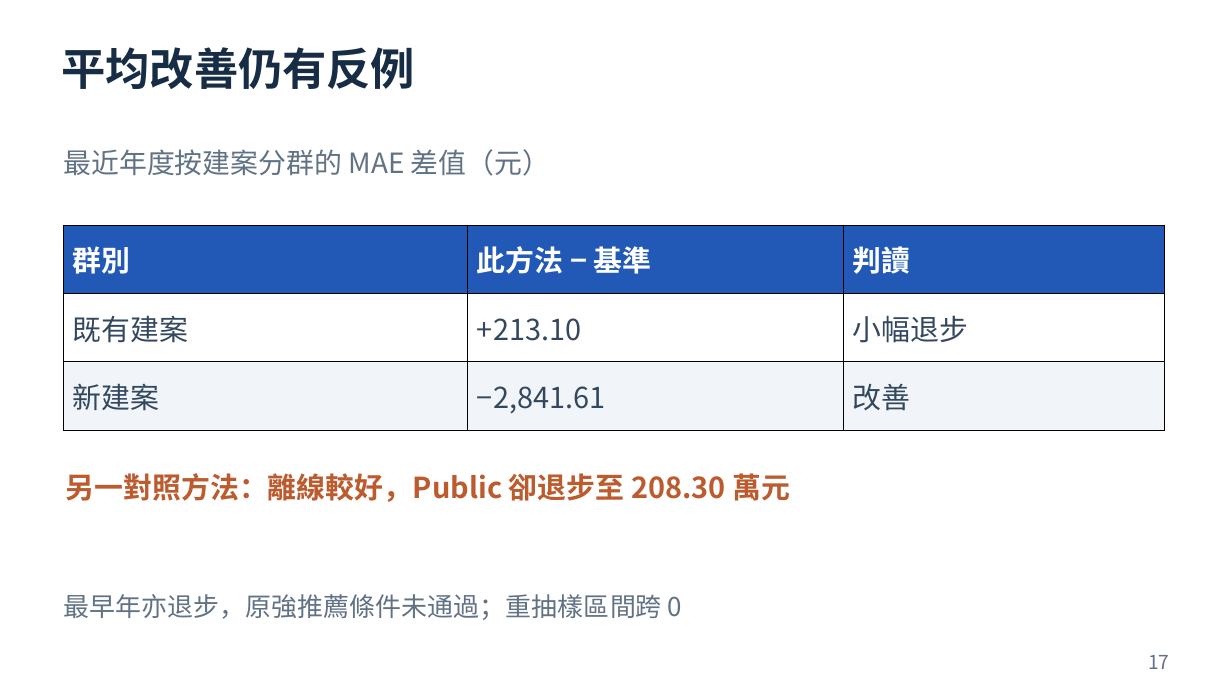
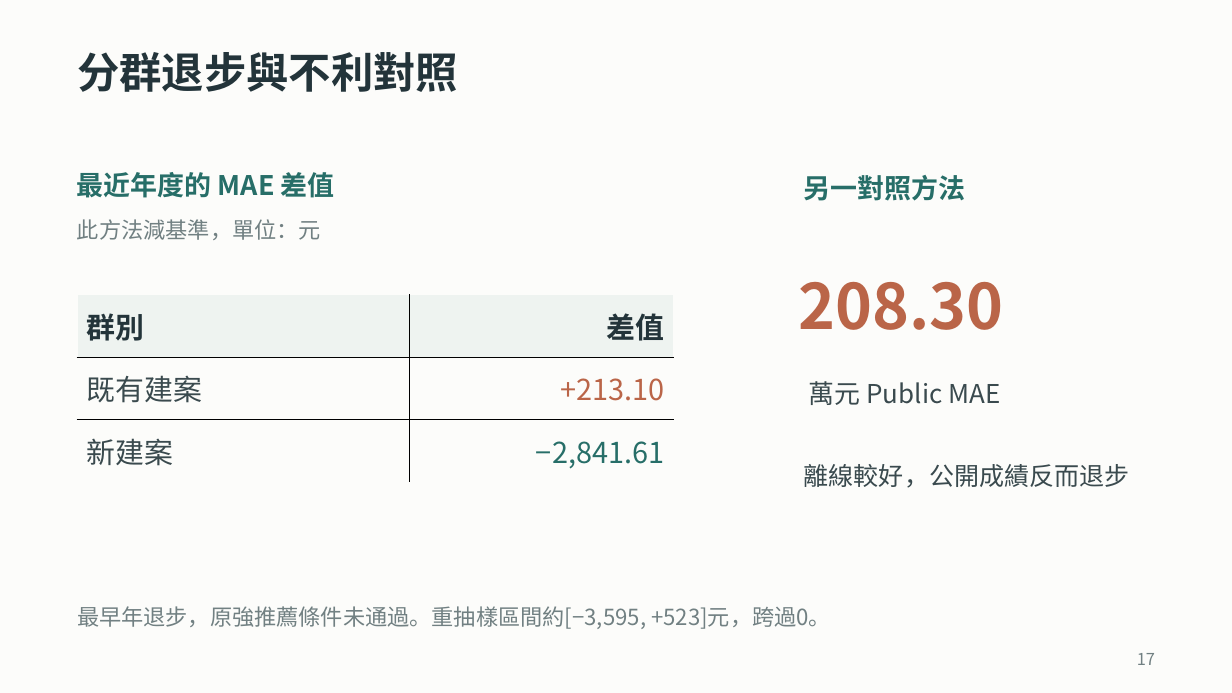
Before and after one commit to ziyi930108/nycu-house-price-regression, a slide deck: slide 17 of teaching/final_presentation/台灣房屋銷售價格預測挑戰賽_上台簡報.pptx. Drawn at 1232x693 pixels with LibreOffice and Linux fonts; fonts in the diff are those of the drawing. Boxes give left, top, right and bottom in pixels: in the first picture for what was removed or moved away, otherwise in the second. Text is boxed around its words. In the diff, an @@ line names an element or a change of style, - is before the commit and + after.

```diff
--- a/teaching/final_presentation/台灣房屋銷售價格預測挑戰賽_上台簡報.pptx
+++ b/teaching/final_presentation/台灣房屋銷售價格預測挑戰賽_上台簡報.pptx
@@ background #FFFFFF to #FCFCFA @@
@@ text removed at (x1=62, y1=47, x2=416, y2=89) @@
-平均改善仍有反例
@@ text added at (x1=77, y1=52, x2=458, y2=92), 33 pt, text #23343A, bold @@
+分群退步與不利對照
@@ text at (x1=77, y1=172, x2=335, y2=198): text changed; size 21.8 to 21 pt; text colour #617285 to #276E68; bold on @@
-最近年度按建案分群的 MAE 差值（元）
+最近年度的 MAE 差值
@@ text added at (x1=804, y1=175, x2=966, y2=201), 21 pt, text #276E68, bold @@
+另一對照方法
@@ text added at (x1=77, y1=219, x2=321, y2=240), 17.2 pt, text #718082 @@
+此方法減基準，單位：元
@@ table at (x1=77, y1=295, x2=673, y2=482) @@
-column 2: 此方法 − 基準 | +213.10 | −2,841.61
-column 3: 判讀 | 小幅退步 | 改善
+column 2: 差值 | +213.10 | −2,841.61
@@ table resized from (x1=64, y1=226, x2=1165, y2=431) to (x1=77, y1=295, x2=673, y2=482) @@
@@ text added at (x1=799, y1=282, x2=1004, y2=330), 48.8 pt, text #BA6548, bold @@
+208.30
@@ text added at (x1=808, y1=381, x2=1000, y2=405), 20.2 pt, text #3A4A4E @@
+萬元 Public MAE
@@ text removed at (x1=65, y1=473, x2=791, y2=502) @@
-另一對照方法：離線較好，Public 卻退步至 208.30 萬元
@@ text added at (x1=804, y1=464, x2=1130, y2=488), 19.5 pt, text #3A4A4E @@
+離線較好，公開成績反而退步
@@ text at (x1=77, y1=606, x2=831, y2=629): text changed; size 20.2 to 17.2 pt; text colour #617285 to #718082 @@
-最早年亦退步，原強推薦條件未通過；重抽樣區間跨 0
+最早年退步，原強推薦條件未通過。重抽樣區間約[−3,595, +523]元，跨過0。
@@ text "17" at (x1=1137, y1=653, x2=1155, y2=665): size 15 to 12.8 pt, text colour #617285 to #718082 @@
```
Also in this commit, not shown: 23 other slides changed, 37 other files.
